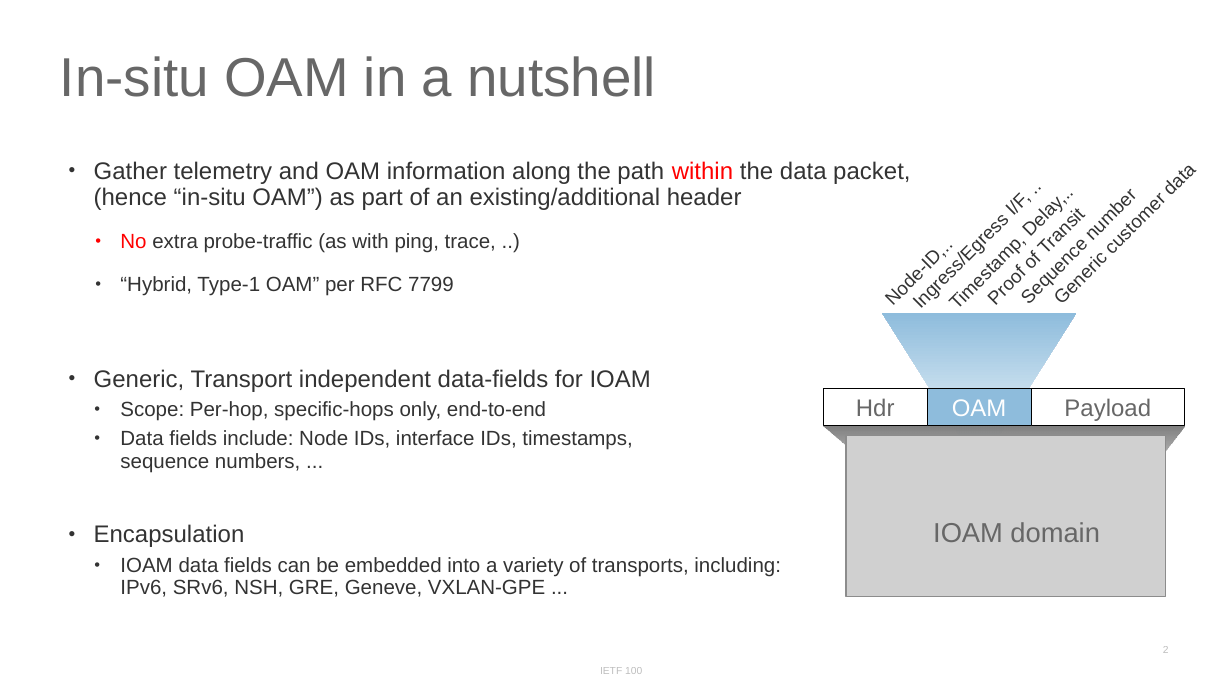
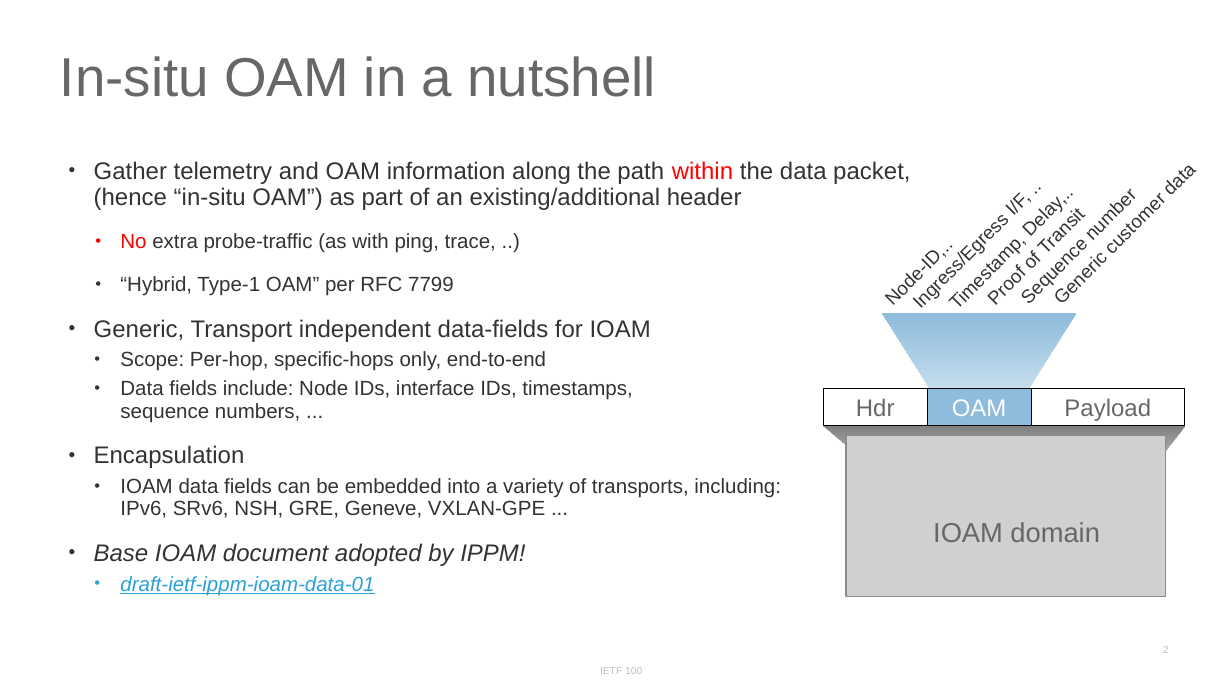
Before and after one commit to inband-oam/ietf, a slide deck: slide 2 of presentations/IETF100/IETF100-SFC-IOAM.pptx. Drawn at 1232x693 pixels with LibreOffice and Linux fonts; fonts in the diff are those of the drawing; grey boxes stand for pictures. Boxes give left, top, right and bottom in pixels: in the first picture for what was removed or moved away, otherwise in the second. Text is boxed around its words. In the diff, an @@ line names an element or a change of style, - is before the commit and + after.

Commit message:
IETF100 Presos
IETF100 Preso

```diff
--- a/presentations/IETF100/IETF100-SFC-IOAM.pptx
+++ b/presentations/IETF100/IETF100-SFC-IOAM.pptx
@@ text at bbox=[94, 543, 525, 596]: paragraphs added @@
+• Base IOAM document adopted by IPPM!
+  • draft-ietf-ippm-ioam-data-01
```
Also in this commit, not shown: 3 other slides changed, 1 slide added, 5 other files.
